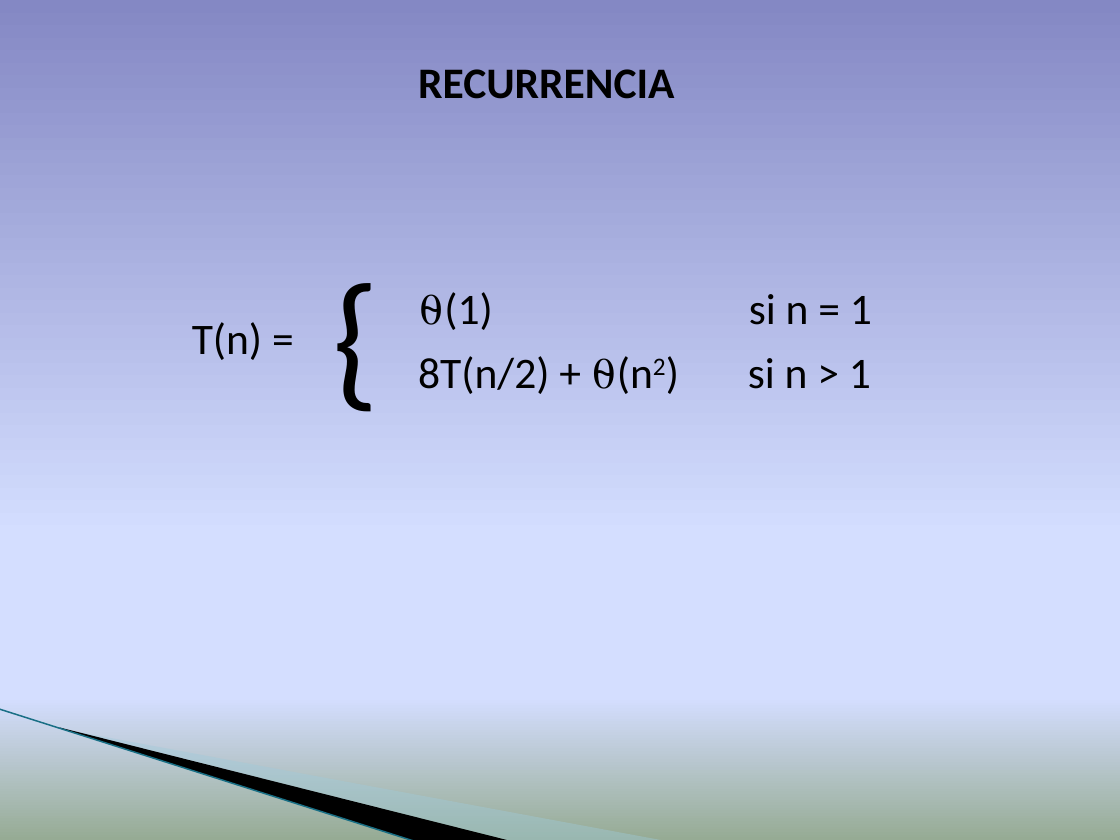
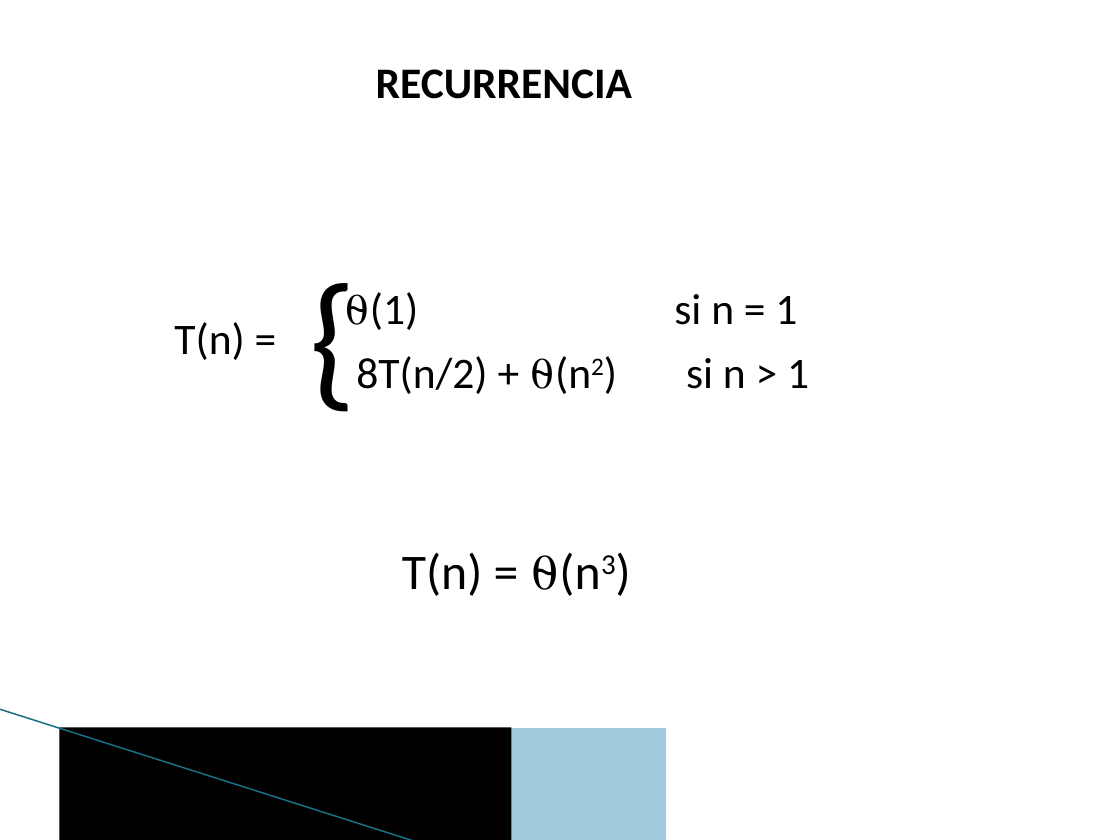
Before and after one commit to alu0100881677/DAA_L2_1_Strassen, a slide deck: slide 7 of Presentation/Algoritmo de Strassen.pptx (slide 6 before the commit). Drawn at 1120x840 pixels with LibreOffice and Linux fonts; fonts in the diff are those of the drawing; background and template pictures are left out. Boxes give left, top, right and bottom in pixels: in the first picture for what was removed or moved away, otherwise in the second. Text is boxed around its words. In the diff, an @@ line names an element or a change of style, - is before the commit and + after.

```diff
--- a/Presentation/Algoritmo de Strassen.pptx
+++ b/Presentation/Algoritmo de Strassen.pptx
@@ background gradient #8488C4 to #D4DEFF to #96AB94 to #FFFFFF @@
@@ text "RECURRENCIA" moved from (x1=418, y1=69, x2=674, y2=99) to (x1=376, y1=69, x2=632, y2=99) @@
@@ text "{" rewrapped from (x1=321, y1=236, x2=392, y2=429) to (x1=298, y1=236, x2=414, y2=427) @@
@@ text "⍬(1) si n = 1" moved from (x1=444, y1=292, x2=872, y2=330) to (x1=370, y1=292, x2=797, y2=330) @@
@@ text "T(n) =" moved from (x1=192, y1=322, x2=262, y2=360) to (x1=174, y1=322, x2=244, y2=360) @@
@@ text "8T(n/2) + ⍬(n2) si n ..." moved from (x1=418, y1=356, x2=871, y2=394) to (x1=356, y1=356, x2=809, y2=394) @@
@@ text added at (x1=402, y1=553, x2=483, y2=596), 32 pt, text #000000 @@
+T(n) = ⍬(n3)
@@ line (0, 709) - (416, 840): stroke #97C5D8 0.95 pt to #196F85 0.96 pt @@
@@ freeform shape removed at (x1=59, y1=727, x2=512, y2=840) @@
@@ rectangle added at (x1=59, y1=727, x2=512, y2=840), fill #000000 @@
@@ freeform shape removed at (x1=62, y1=728, x2=666, y2=840) @@
@@ rectangle added at (x1=62, y1=728, x2=666, y2=840), fill #9FCBDC @@
```
Also in this commit, not shown: 14 other slides changed, 2 slides added.
